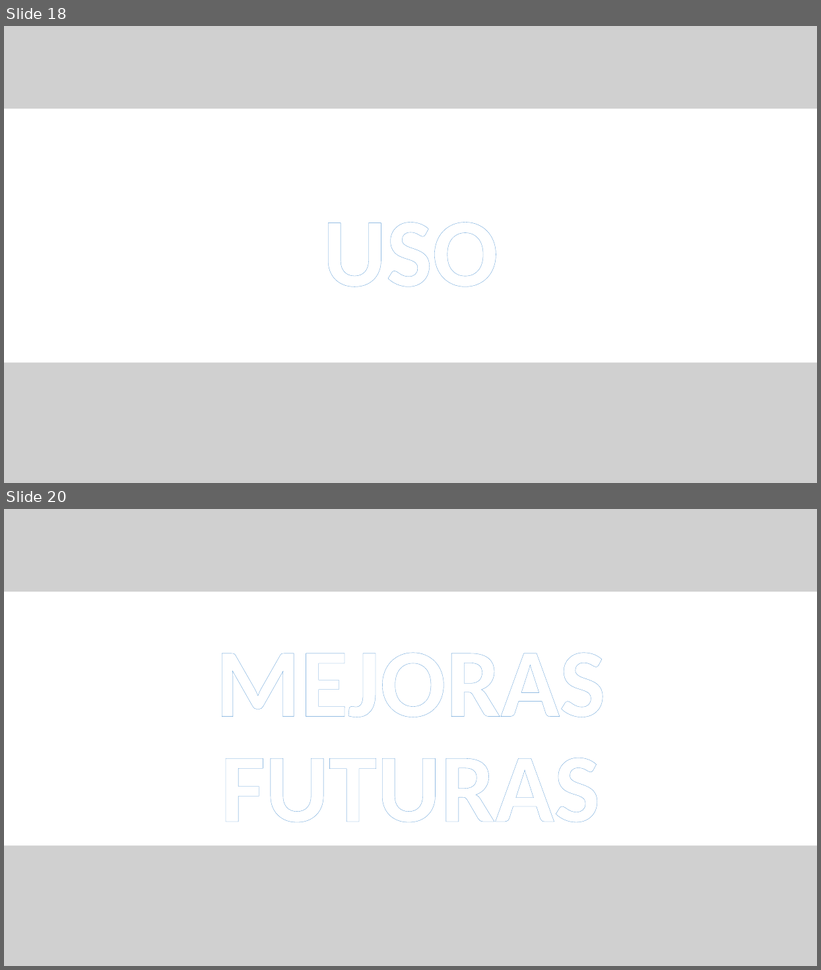
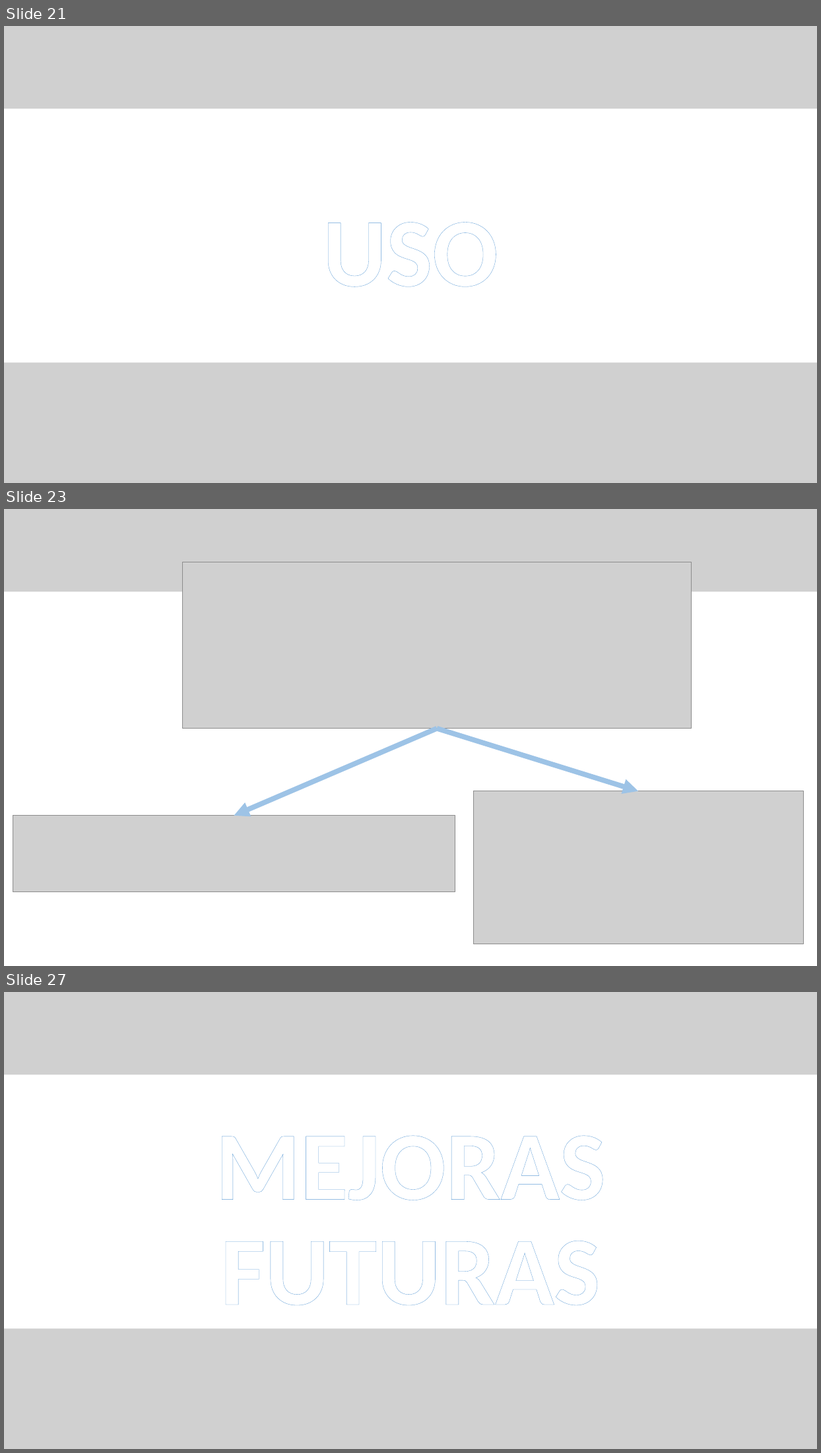
Before and after one commit to CBujeda/TFG-PROYECT-Nine_Image_Board, a slide deck: Documentation/presentación/NIB 0.1.1 - PRESENTATION .pptx. Shown one above the other, each under a label of ours: slides 18 and 20 before the commit, slides 21, 23 and 27 after it; the slides between them are not shown. The pictures are 821x970 and 821x1453 pixels, drawn with LibreOffice and Linux fonts; fonts in the diff are those of the drawing; grey boxes stand for pictures. Boxes give left, top, right and bottom in pixels: in the first picture for what was removed or moved away, otherwise in the second. Text is boxed around its words. In the diff, an @@ line names an element or a change of style, - is before the commit and + after.

```diff
--- a/Documentation/presentación/NIB 0.1.1 - PRESENTATION .pptx
+++ b/Documentation/presentación/NIB 0.1.1 - PRESENTATION .pptx
@@ slide 23 added at [4, 509, 817, 966], background #FFFFFF @@
@@ freeform shape added at [4, 509, 817, 586], fill #4472C4 @@
@@ picture added at [4, 509, 817, 592] @@
@@ picture added at [183, 562, 692, 729] @@
@@ arrow added from (437, 729) to (234, 816), #9DC3E6 6 pt @@
@@ arrow added from (437, 729) to (638, 791), #9DC3E6 6 pt @@
@@ picture added at [474, 791, 804, 945] @@
@@ picture added at [13, 816, 455, 892] @@
@@ what was slide 18 is now slide 21 @@
@@ what was slide 20 is now slide 27 @@
```
Also in this commit, not shown: 1 slide changed, 8 other slides added, 1 slide removed.
